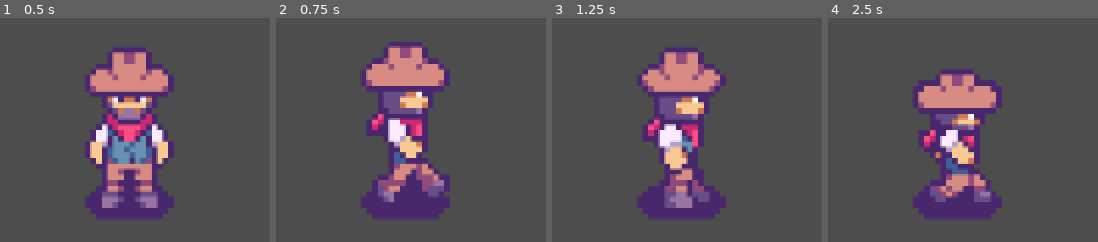
Above: before the commit, frames 1-4 (left to right).
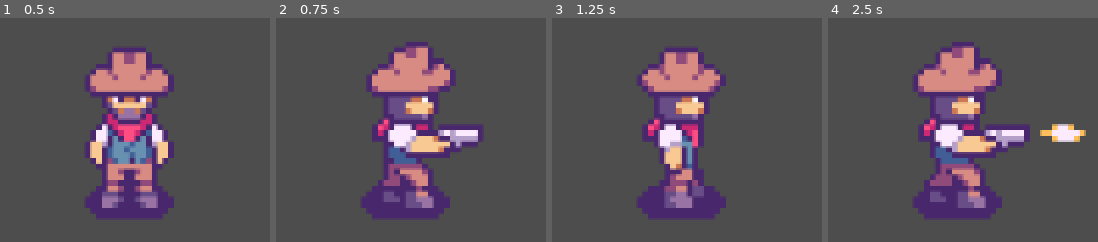
Above: after the commit, the same moments.

Repository: xv-k/TestGodot11h
Game: Godot game, scene res://Scenes/Levels/level.tscn
The game is run twice, just before and just after one commit, with the same random seed, the same clock (stepped at 60 frames per second) and the same inputs.
Inputs (mouse positions are in pixels of both pictures, inside the frame that each line leads up to):
- Up to frame 1 (0.5 s): no input
- Up to frame 2 (0.75 s): move the mouse to (outside the picture) at 0.52 s; hold D (right) from 0.53 s (still down); click (outside the picture) at 0.6 s
- Up to frame 3 (1.25 s): keep holding D (right)
- Up to frame 4 (2.5 s): move the mouse to (outside the picture) at 1.27 s; release D (right) at 1.28 s; hold S (down) 1.28-2.03 s; click (outside the picture) at 1.35 s; move the mouse to (outside the picture) at 2.02 s; hold D (right) from 2.03 s (still down); click (outside the picture) at 2.1 s

Frame 1 is identical in both runs. In frame 2, 14% of the frame differs, in the area x 31-77%, y 10-85%; in frame 3, 0.6%; in frame 4, 17%, in the area x 31-96%, y 10-85%.

Commit message:
shoot animation added

Diff:
--- a/Scenes/player.gd
+++ b/Scenes/player.gd
@@ -1,78 +1,84 @@
 extends CharacterBody2D
 
+@onready var timer = $AnimatedSprite2D/Timer
 
-@onready var animated_sprite = $AnimatedSprite2D
+@onready var animated_sprite:AnimatedSprite2D = $AnimatedSprite2D
 const SPEED = 35.0
-var movement:bool
 var last_movement:String = "front"
 var last_flip:bool = false
+var shoot: bool = false
 
 func _physics_process(_delta):
 	var direction = Input.get_vector("left", "right", "up","down")
 	#position += direction * SPEED * delta
-	if direction == Vector2.ZERO:
-		movement = false
-	else :
-		movement = true
-
 	velocity = direction * SPEED
 	#print(velocity)
 
 	set_animation_orientation(direction)
 
 	#shoot animation is not working properly
-	if (Input.is_action_just_pressed("shoot")):
+	if (Input.is_action_just_pressed("shoot") and !shoot):
 		print("shoot_" + last_movement)
 		#animated_sprite.stop()
 		animated_sprite.flip_h = last_flip
 		animated_sprite.play("shoot_" + last_movement)
+		shoot = true
+		timer.start()
+
 
 	if (Input.is_action_just_pressed("reload")):
 		print("reload")
 
 	move_and_slide()
 
+func _on_timer_timeout():
+	shoot = false
 
 #orientation will eventually be done by mouse (movement should not affect animation)
 func set_animation_orientation(direction:Vector2):
-	if velocity.x < 0 and velocity.y == 0:
-		animated_sprite.flip_h = true
-		animated_sprite.play("walk_side")
-		last_movement = "side"
-		last_flip = true
-	if velocity.x > 0 and velocity.y == 0:
-		animated_sprite.flip_h = false
-		animated_sprite.play("walk_side")
-		last_movement = "side"
-		last_flip = false
-	if velocity.x > 0 and velocity.y > 0:
-		animated_sprite.flip_h = false
-		animated_sprite.play("walk_front_angle")
-		last_movement = "front_angle"
-		last_flip = false
-	if velocity.x > 0 and velocity.y < 0:
-		animated_sprite.flip_h = false
-		animated_sprite.play("walk_back_angle")
-		last_movement = "back_angle"
-		last_flip = false
-	if velocity.x == 0 and velocity.y > 0:
-		animated_sprite.play("walk_front")
-		last_movement = "front"
-		last_flip = false
-	if velocity.x == 0 and velocity.y < 0:
-		animated_sprite.play("walk_back")
-		last_movement = "back"
-		last_flip = false
-	if velocity.x < 0 and velocity.y > 0:
-		animated_sprite.flip_h = true
-		animated_sprite.play("walk_front_angle")
-		last_movement = "front_angle"
-		last_flip = true
-	if velocity.x < 0 and velocity.y < 0:
-		animated_sprite.flip_h = true
-		animated_sprite.play("walk_back_angle")
-		last_movement = "back_angle"
-		last_flip = true
-	if velocity.x == 0 and velocity.y == 0:
-		animated_sprite.flip_h = last_flip
-		animated_sprite.play("idle_" + last_movement)
+	if !shoot :
+		#play aniamtion depending on velocity values
+		#and save tha orinetation in last_movement and last_flip
+		if velocity.x < 0 and velocity.y == 0:
+			animated_sprite.flip_h = true
+			animated_sprite.play("walk_side")
+			last_movement = "side"
+			last_flip = true
+		if velocity.x > 0 and velocity.y == 0:
+			animated_sprite.flip_h = false
+			animated_sprite.play("walk_side")
+			last_movement = "side"
+			last_flip = false
+		if velocity.x > 0 and velocity.y > 0:
+			animated_sprite.flip_h = false
+			animated_sprite.play("walk_front_angle")
+			last_movement = "front_angle"
+			last_flip = false
+		if velocity.x > 0 and velocity.y < 0:
+			animated_sprite.flip_h = false
+			animated_sprite.play("walk_back_angle")
+			last_movement = "back_angle"
+			last_flip = false
+		if velocity.x == 0 and velocity.y > 0:
+			animated_sprite.play("walk_front")
+			last_movement = "front"
+			last_flip = false
+		if velocity.x == 0 and velocity.y < 0:
+			animated_sprite.play("walk_back")
+			last_movement = "back"
+			last_flip = false
+		if velocity.x < 0 and velocity.y > 0:
+			animated_sprite.flip_h = true
+			animated_sprite.play("walk_front_angle")
+			last_movement = "front_angle"
+			last_flip = true
+		if velocity.x < 0 and velocity.y < 0:
+			animated_sprite.flip_h = true
+			animated_sprite.play("walk_back_angle")
+			last_movement = "back_angle"
+			last_flip = true
+		#if there is no velocity, hten the idle animation should be played
+		#but the idle animation has to be that one from the last orientation in the correct flip_h position
+		if velocity.x == 0 and velocity.y == 0:
+			animated_sprite.flip_h = last_flip
+			animated_sprite.play("idle_" + last_movement)
--- a/Scenes/player.tscn
+++ b/Scenes/player.tscn
@@ -156,6 +156,30 @@
 atlas = ExtResource("2_r0e67")
 region = Rect2(240, 88, 48, 44)
 
+[sub_resource type="AtlasTexture" id="AtlasTexture_04n2r"]
+atlas = ExtResource("3_cahsq")
+region = Rect2(0, 88, 48, 44)
+
+[sub_resource type="AtlasTexture" id="AtlasTexture_xvx6f"]
+atlas = ExtResource("3_cahsq")
+region = Rect2(48, 88, 48, 44)
+
+[sub_resource type="AtlasTexture" id="AtlasTexture_itooe"]
+atlas = ExtResource("3_cahsq")
+region = Rect2(96, 88, 48, 44)
+
+[sub_resource type="AtlasTexture" id="AtlasTexture_ub2go"]
+atlas = ExtResource("3_cahsq")
+region = Rect2(144, 88, 48, 44)
+
+[sub_resource type="AtlasTexture" id="AtlasTexture_84lne"]
+atlas = ExtResource("3_cahsq")
+region = Rect2(192, 88, 48, 44)
+
+[sub_resource type="AtlasTexture" id="AtlasTexture_lmkui"]
+atlas = ExtResource("3_cahsq")
+region = Rect2(240, 88, 48, 44)
+
 [sub_resource type="AtlasTexture" id="AtlasTexture_osmf4"]
 atlas = ExtResource("4_lnjo8")
 region = Rect2(0, 88, 48, 44)
@@ -178,6 +202,54 @@
 
 [sub_resource type="AtlasTexture" id="AtlasTexture_rqpni"]
 atlas = ExtResource("4_lnjo8")
+region = Rect2(240, 88, 48, 44)
+
+[sub_resource type="AtlasTexture" id="AtlasTexture_gq41g"]
+atlas = ExtResource("1_jekjl")
+region = Rect2(0, 88, 48, 44)
+
+[sub_resource type="AtlasTexture" id="AtlasTexture_r2w31"]
+atlas = ExtResource("1_jekjl")
+region = Rect2(48, 88, 48, 44)
+
+[sub_resource type="AtlasTexture" id="AtlasTexture_6kik7"]
+atlas = ExtResource("1_jekjl")
+region = Rect2(96, 88, 48, 44)
+
+[sub_resource type="AtlasTexture" id="AtlasTexture_0bvkm"]
+atlas = ExtResource("1_jekjl")
+region = Rect2(144, 88, 48, 44)
+
+[sub_resource type="AtlasTexture" id="AtlasTexture_jb8g0"]
+atlas = ExtResource("1_jekjl")
+region = Rect2(192, 88, 48, 44)
+
+[sub_resource type="AtlasTexture" id="AtlasTexture_el4cj"]
+atlas = ExtResource("1_jekjl")
+region = Rect2(240, 88, 48, 44)
+
+[sub_resource type="AtlasTexture" id="AtlasTexture_7bpcg"]
+atlas = ExtResource("7_746hf")
+region = Rect2(0, 88, 48, 44)
+
+[sub_resource type="AtlasTexture" id="AtlasTexture_nc8gb"]
+atlas = ExtResource("7_746hf")
+region = Rect2(48, 88, 48, 44)
+
+[sub_resource type="AtlasTexture" id="AtlasTexture_jthld"]
+atlas = ExtResource("7_746hf")
+region = Rect2(96, 88, 48, 44)
+
+[sub_resource type="AtlasTexture" id="AtlasTexture_eaa6q"]
+atlas = ExtResource("7_746hf")
+region = Rect2(144, 88, 48, 44)
+
+[sub_resource type="AtlasTexture" id="AtlasTexture_onubl"]
+atlas = ExtResource("7_746hf")
+region = Rect2(192, 88, 48, 44)
+
+[sub_resource type="AtlasTexture" id="AtlasTexture_3og1e"]
+atlas = ExtResource("7_746hf")
 region = Rect2(240, 88, 48, 44)
 
 [sub_resource type="AtlasTexture" id="AtlasTexture_eu8v8"]
@@ -490,6 +562,29 @@
 }, {
 "frames": [{
 "duration": 1.0,
+"texture": SubResource("AtlasTexture_04n2r")
+}, {
+"duration": 1.0,
+"texture": SubResource("AtlasTexture_xvx6f")
+}, {
+"duration": 1.0,
+"texture": SubResource("AtlasTexture_itooe")
+}, {
+"duration": 1.0,
+"texture": SubResource("AtlasTexture_ub2go")
+}, {
+"duration": 1.0,
+"texture": SubResource("AtlasTexture_84lne")
+}, {
+"duration": 1.0,
+"texture": SubResource("AtlasTexture_lmkui")
+}],
+"loop": true,
+"name": &"shoot_back_angle",
+"speed": 10.0
+}, {
+"frames": [{
+"duration": 1.0,
 "texture": SubResource("AtlasTexture_osmf4")
 }, {
 "duration": 1.0,
@@ -513,6 +608,52 @@
 }, {
 "frames": [{
 "duration": 1.0,
+"texture": SubResource("AtlasTexture_gq41g")
+}, {
+"duration": 1.0,
+"texture": SubResource("AtlasTexture_r2w31")
+}, {
+"duration": 1.0,
+"texture": SubResource("AtlasTexture_6kik7")
+}, {
+"duration": 1.0,
+"texture": SubResource("AtlasTexture_0bvkm")
+}, {
+"duration": 1.0,
+"texture": SubResource("AtlasTexture_jb8g0")
+}, {
+"duration": 1.0,
+"texture": SubResource("AtlasTexture_el4cj")
+}],
+"loop": true,
+"name": &"shoot_front_angle",
+"speed": 10.0
+}, {
+"frames": [{
+"duration": 1.0,
+"texture": SubResource("AtlasTexture_7bpcg")
+}, {
+"duration": 1.0,
+"texture": SubResource("AtlasTexture_nc8gb")
+}, {
+"duration": 1.0,
+"texture": SubResource("AtlasTexture_jthld")
+}, {
+"duration": 1.0,
+"texture": SubResource("AtlasTexture_eaa6q")
+}, {
+"duration": 1.0,
+"texture": SubResource("AtlasTexture_onubl")
+}, {
+"duration": 1.0,
+"texture": SubResource("AtlasTexture_3og1e")
+}],
+"loop": true,
+"name": &"shoot_side",
+"speed": 10.0
+}, {
+"frames": [{
+"duration": 1.0,
 "texture": SubResource("AtlasTexture_eu8v8")
 }, {
 "duration": 1.0,
@@ -667,12 +808,16 @@
 [node name="AnimatedSprite2D" type="AnimatedSprite2D" parent="."]
 position = Vector2(0, -19)
 sprite_frames = SubResource("SpriteFrames_8tdfh")
-animation = &"shoot_back"
+animation = &"shoot_back_angle"
 autoplay = "default"
-frame = 5
-frame_progress = 1.0
+
+[node name="Timer" type="Timer" parent="AnimatedSprite2D"]
+wait_time = 0.6
+one_shot = true
 
 [node name="CollisionShape2D" type="CollisionShape2D" parent="."]
 visible = false
 position = Vector2(-1, -14)
 shape = SubResource("CapsuleShape2D_kduf7")
+
+[connection signal="timeout" from="AnimatedSprite2D/Timer" to="." method="_on_timer_timeout"]
Not shown: 1 places in Scenes/player.tscn that only renumber resources
